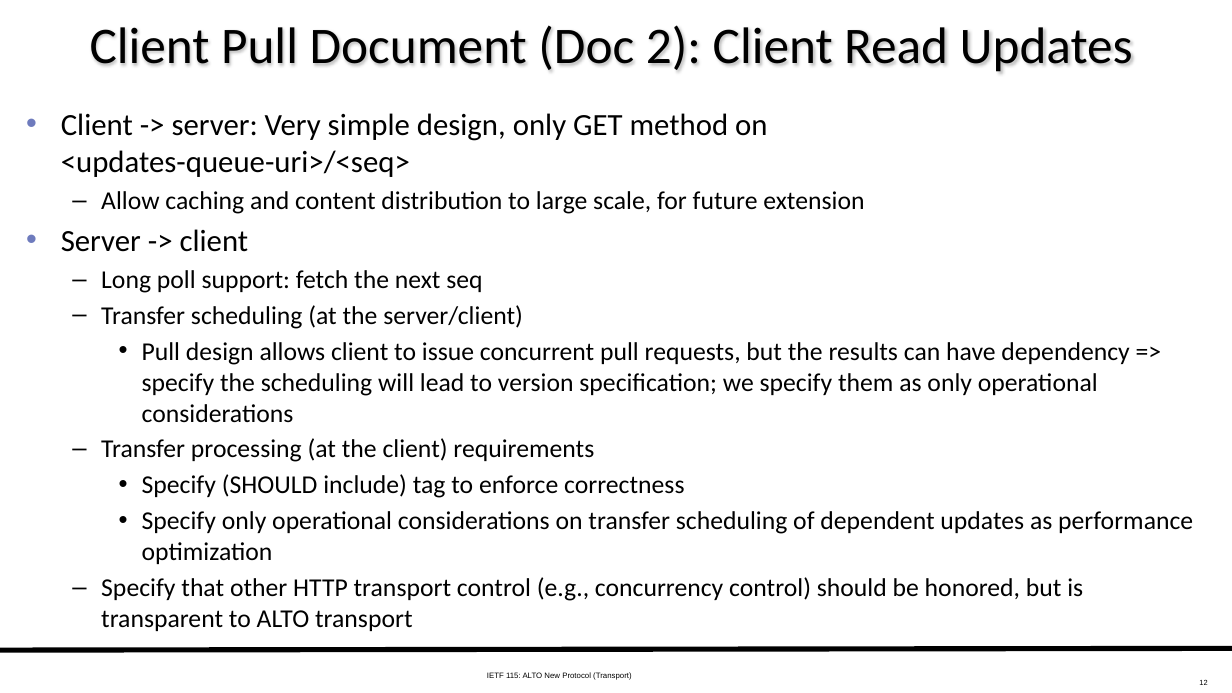
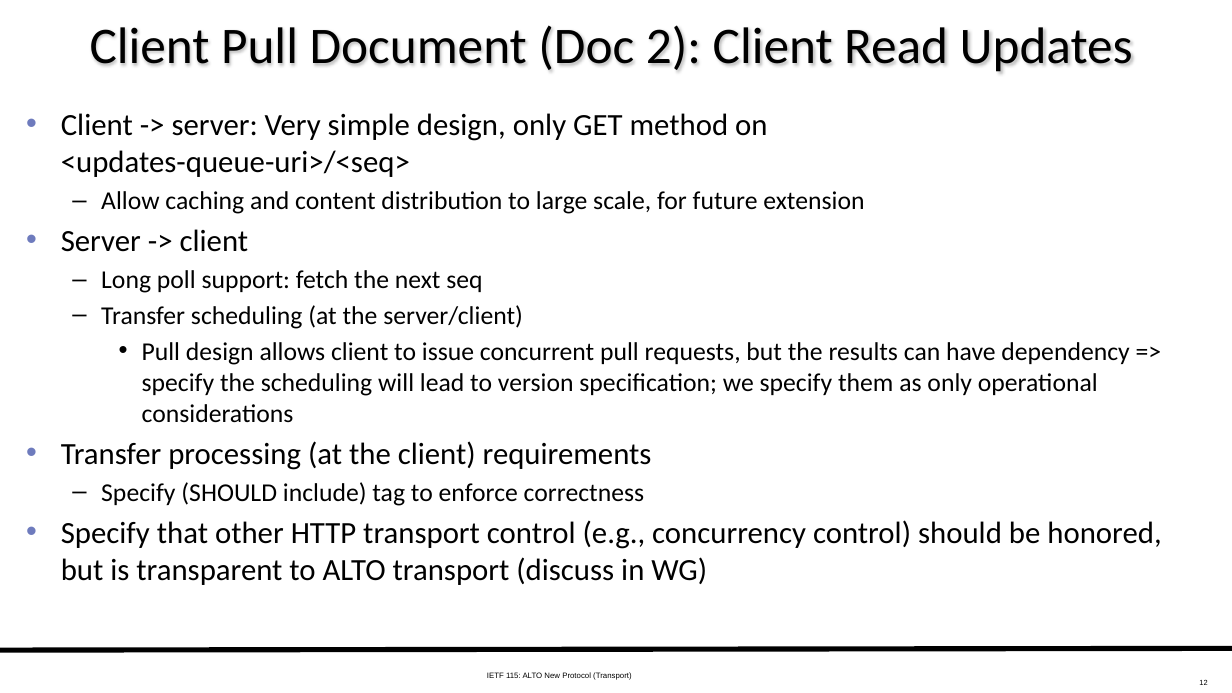
Before and after one commit to ietf-wg-alto/wg-materials, a slide deck: slide 12 of meetings-ietf/ietf-115/slides-115-alto-transport-11-11-working-11-09.pptx. Drawn at 1232x693 pixels with LibreOffice and Linux fonts; fonts in the diff are those of the drawing. Boxes give left, top, right and bottom in pixels: in the first picture for what was removed or moved away, otherwise in the second. Text is boxed around its words. In the diff, an @@ line names an element or a change of style, - is before the commit and + after.

```diff
--- a/meetings-ietf/ietf-115/slides-115-alto-transport-11-11-working-11-09.pptx
+++ b/meetings-ietf/ietf-115/slides-115-alto-transport-11-11-working-11-09.pptx
@@ text at <box>61,441,652,506</box>: size 20 to 24 pt in "Transfer processing (at the client) requirements"; bullet – to •; list level 2 to 1 in "Transfer processing (at the client) ..."; bullet • to –; list level 3 to 2 in "Specify (SHOULD include) tag to ..." @@
@@ text at <box>61,520,1161,585</box>: text changed; size 20 to 24 pt @@
-    • Specify only operational considerations on transfer scheduling of dependent updates as performance optimization
-  – Specify that other HTTP transport control (e.g., concurrency control) should be honored, but is transparent to ALTO transport
+• Specify that other HTTP transport control (e.g., concurrency control) should be honored, but is transparent to ALTO transport (discuss in WG)
```
Also in this commit, not shown: 8 other slides changed.
